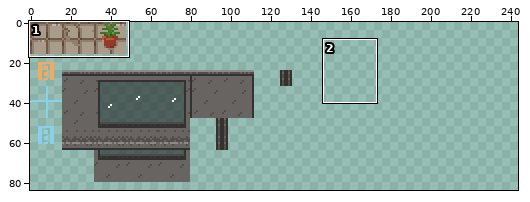
Pixel-art file, stored at assets/tileset.ase. The picture above shows the old version from afar; the outline marks the close-up.
Close-up. The starting point:
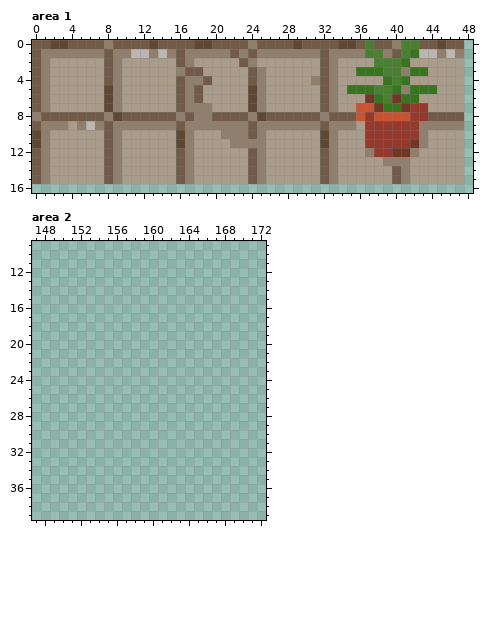
256x256 pixels, 1 frame. Colours within 5 levels of each other are drawn and written as one. Shown: area 1: x 0..48, y 0..16; area 2: x 147..172, y 9..39. The wide view leaves out empty margins. The commit also changed other parts of the picture, which this record leaves out.
After the commit:
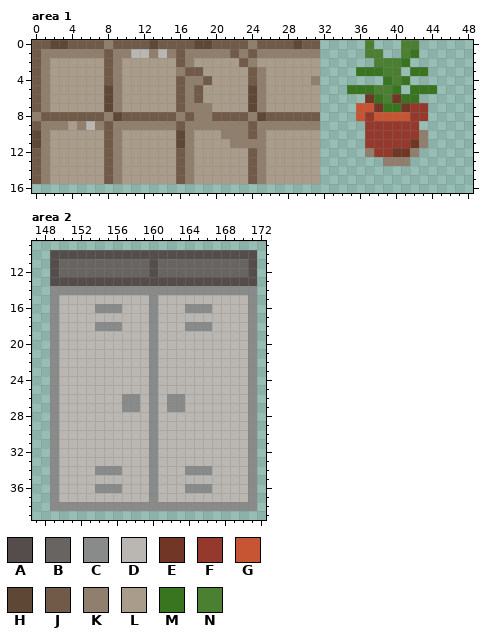
Palette (. is transparent): A #554d4b  B #686461  C #898a8a  D #bab7b2  E #723627  F #95392c  G #c75533  H #5e4835  J #715b48  K #917f6d  L #aa9c8a  M #39741f  N #4b8033
What changed:
Changed rows in their new state; - is an unchanged pixel.
Area 1, layer "Layer 1":
first column x 32:
 0 .....-...--.....
 1 .....--..--.....
 2 ......----......
 3 ....-----.--....
 4 .......---......
 5 ...------.---...
 6 .....------.....
 7 ....--------....
 8 ....--------....
 9 .....------.....
10 .....-------....
11 .....-------....
12 .....------.....
13 .......---......
14 ................
15 ................
Area 2, layer "Layer 2":
first column x 149:
10 AAAAAAAAAAAAAAAAAAAAAAA
11 ABBBBBBBBBBABBBBBBBBBBA
12 ABBBBBBBBBBABBBBBBBBBBA
13 AAAAAAAAAAAAAAAAAAAAAAA
14 CCCCCCCCCCCCCCCCCCCCCCC
15 CDDDDDDDDDDCDDDDDDDDDDC
16 CDDDDCCCDDDCDDDCCCDDDDC
17 CDDDDDDDDDDCDDDDDDDDDDC
18 CDDDDCCCDDDCDDDCCCDDDDC
19 CDDDDDDDDDDCDDDDDDDDDDC
20 CDDDDDDDDDDCDDDDDDDDDDC
21 CDDDDDDDDDDCDDDDDDDDDDC
22 CDDDDDDDDDDCDDDDDDDDDDC
23 CDDDDDDDDDDCDDDDDDDDDDC
24 CDDDDDDDDDDCDDDDDDDDDDC
25 CDDDDDDDDDDCDDDDDDDDDDC
26 CDDDDDDDCCDCDCCDDDDDDDC
27 CDDDDDDDCCDCDCCDDDDDDDC
28 CDDDDDDDDDDCDDDDDDDDDDC
29 CDDDDDDDDDDCDDDDDDDDDDC
30 CDDDDDDDDDDCDDDDDDDDDDC
31 CDDDDDDDDDDCDDDDDDDDDDC
32 CDDDDDDDDDDCDDDDDDDDDDC
33 CDDDDDDDDDDCDDDDDDDDDDC
34 CDDDDCCCDDDCDDDCCCDDDDC
35 CDDDDDDDDDDCDDDDDDDDDDC
36 CDDDDCCCDDDCDDDCCCDDDDC
37 CDDDDDDDDDDCDDDDDDDDDDC
38 CCCCCCCCCCCCCCCCCCCCCCC
Pixel boxes of the changes (left, top, right, bottom) in both close-ups:
erased: (320, 40, 464, 184)
added: (50, 250, 257, 511)
